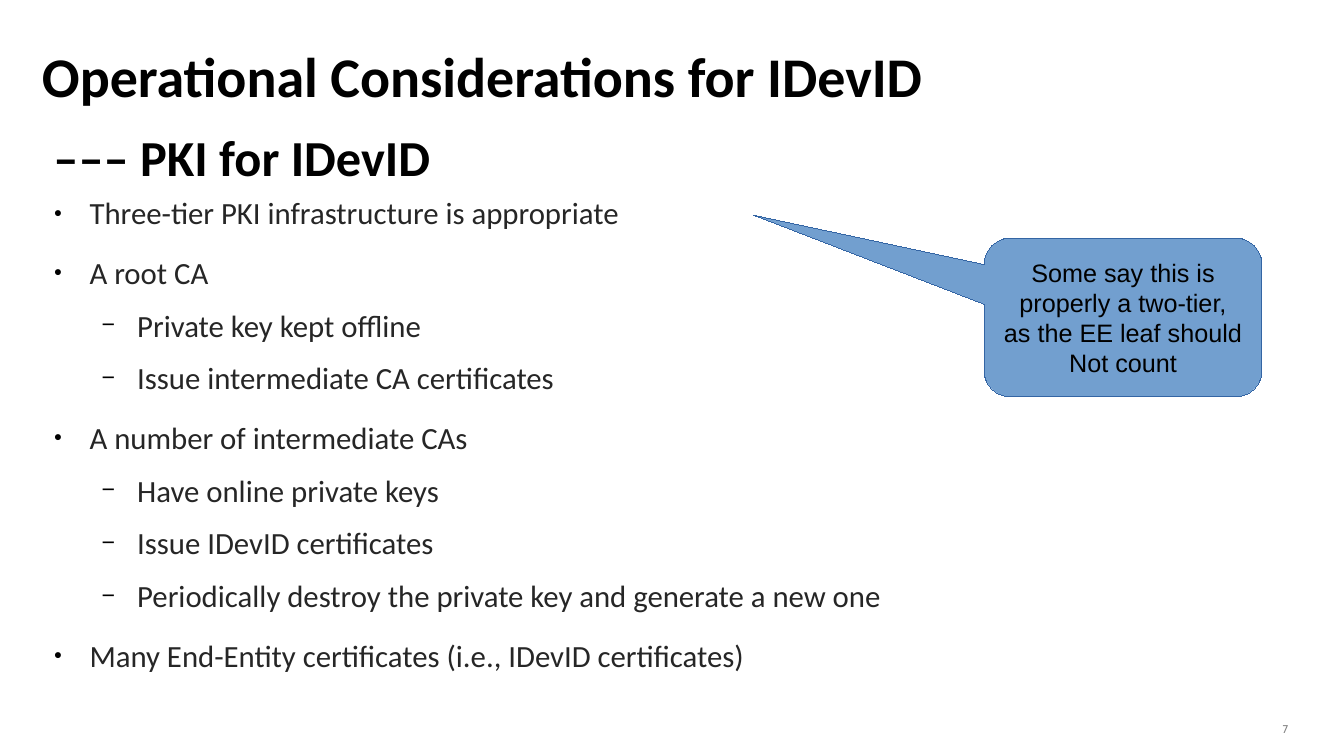
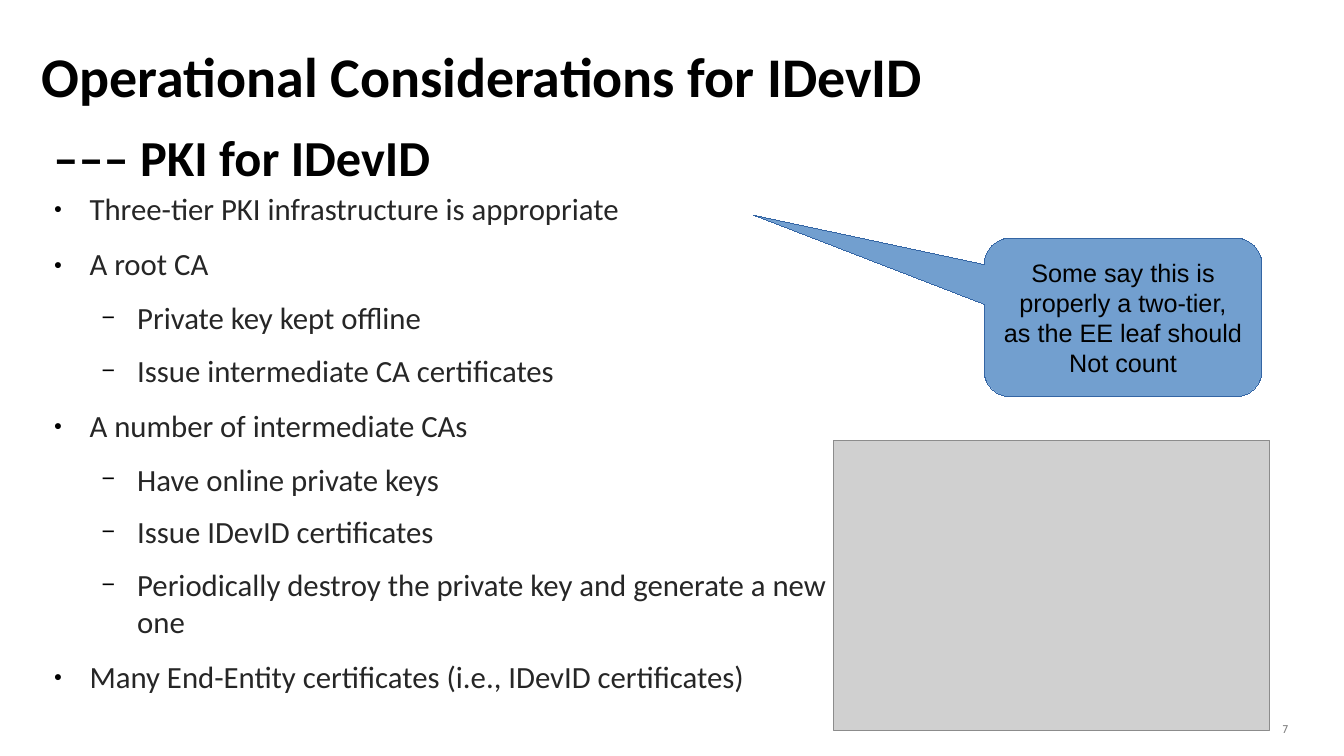
Before and after one commit to mcr/masa-operational-considerations, a slide deck: slide 7 of presentations/slides-anima-ietf107-masa-considerations.odp. Drawn at 1344x756 pixels with LibreOffice and Linux fonts; fonts in the diff are those of the drawing; grey boxes stand for pictures. Boxes give left, top, right and bottom in pixels: in the first picture for what was removed or moved away, otherwise in the second. Text is boxed around its words. In the diff, an @@ line names an element or a change of style, - is before the commit and + after.

```diff
--- a/presentations/slides-anima-ietf107-masa-considerations.odp
+++ b/presentations/slides-anima-ietf107-masa-considerations.odp
@@ text at (90,198,744,693): line spacing 1.07 to 0.97 @@
@@ picture added at (834,441,1270,731) @@
```
Also in this commit, not shown: 4 other slides changed.
